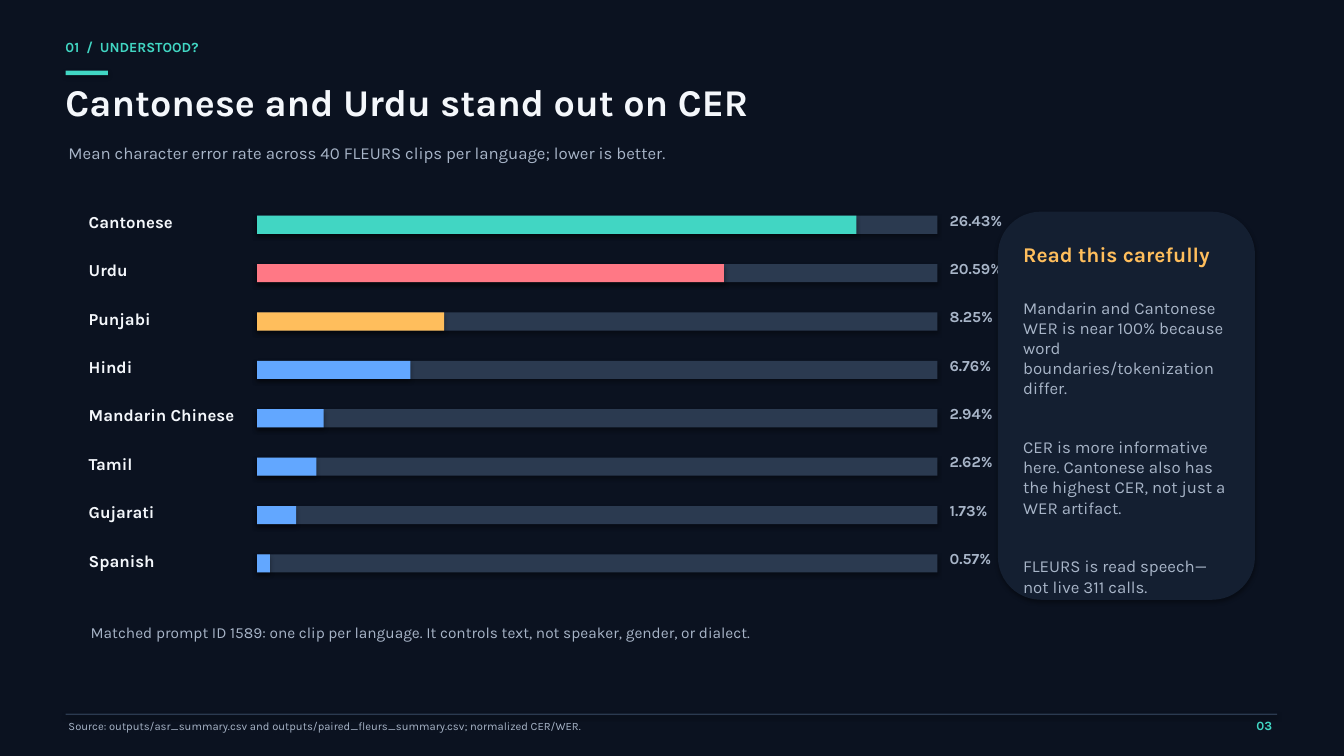
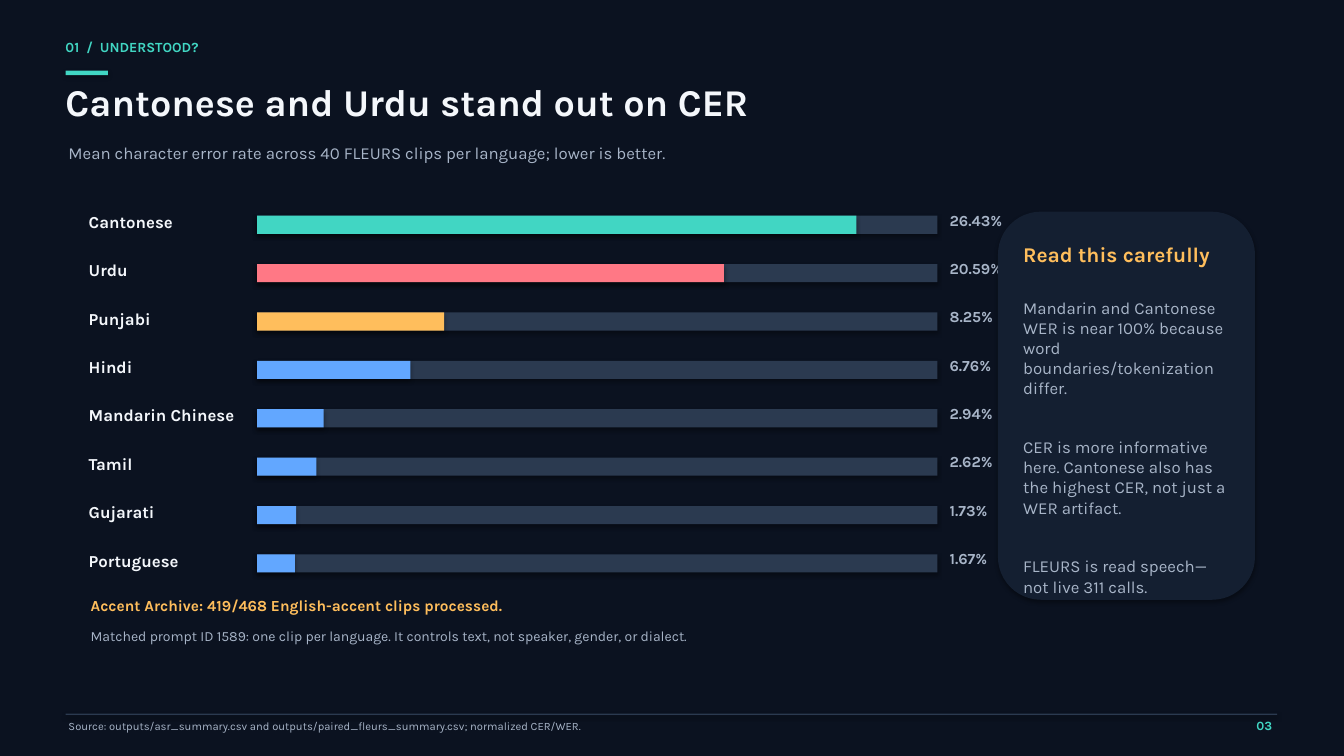
Before and after one commit to davyjones1210/ElevenLabs-Track---Mississauga-Unheard, a slide deck: slide 3 of slides/Mississauga_Unheard_Findings.pptx. Drawn at 1344x756 pixels with LibreOffice and Linux fonts; fonts in the diff are those of the drawing. Boxes give left, top, right and bottom in pixels: in the first picture for what was removed or moved away, otherwise in the second. Text is boxed around its words. In the diff, an @@ line names an element or a change of style, - is before the commit and + after.

```diff
--- a/slides/Mississauga_Unheard_Findings.pptx
+++ b/slides/Mississauga_Unheard_Findings.pptx
@@ text at [89,556,179,571]: text changed @@
-Spanish
+Portuguese
@@ rectangle: place and size @@
-rectangle at [257,555,270,573]
+rectangle at [257,555,295,573]
@@ text at [950,554,988,564]: text changed @@
-0.57%
+1.67%
@@ text added at [91,599,502,615], 11 pt, text #FFBE5C, bold @@
+Accent Archive: 419/468 English-accent clips processed.
@@ text "Matched prompt ID 1589: one ..." at [91,631,687,645]: size 11 to 10 pt @@
```
Also in this commit, not shown: 4 other slides changed, 1 slide added, 12 other files.
